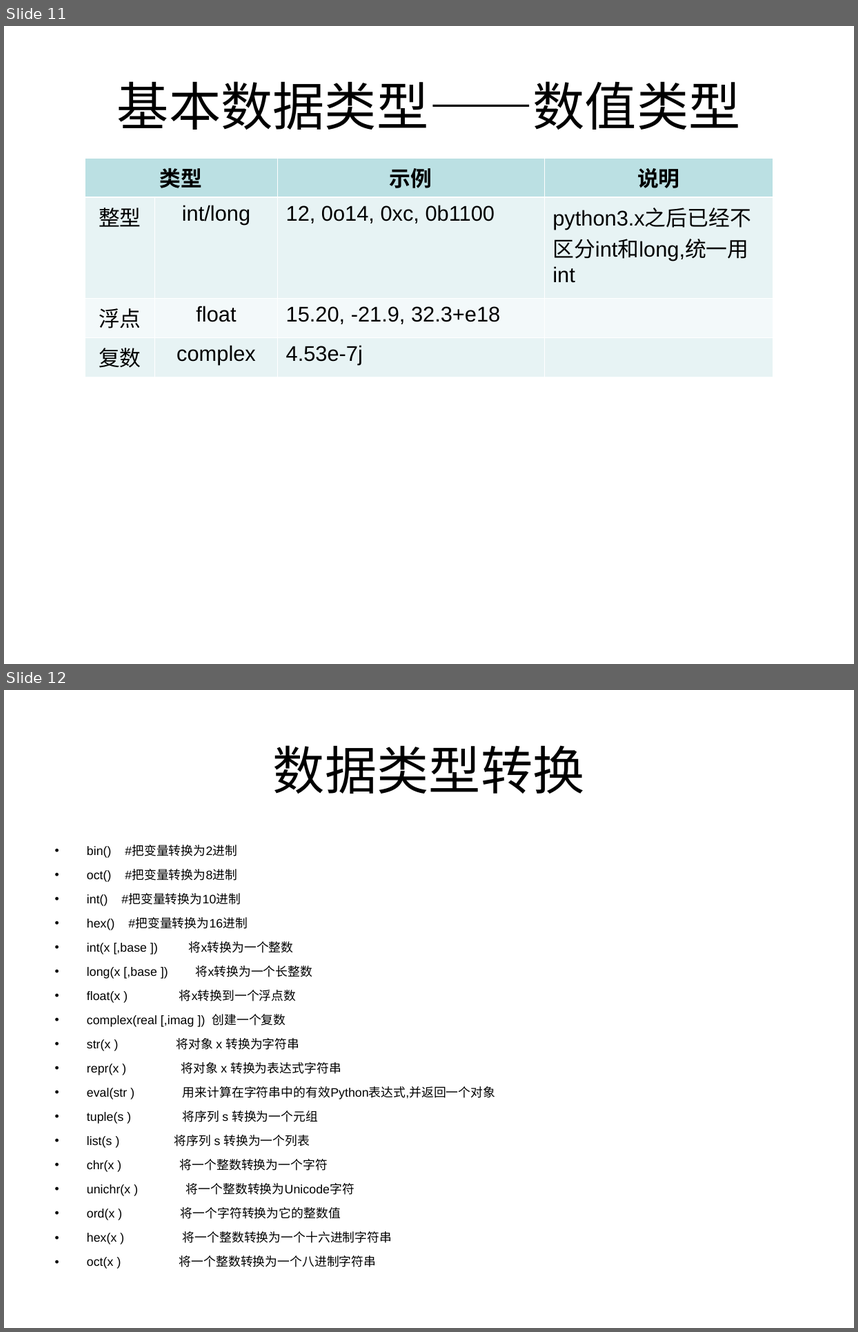
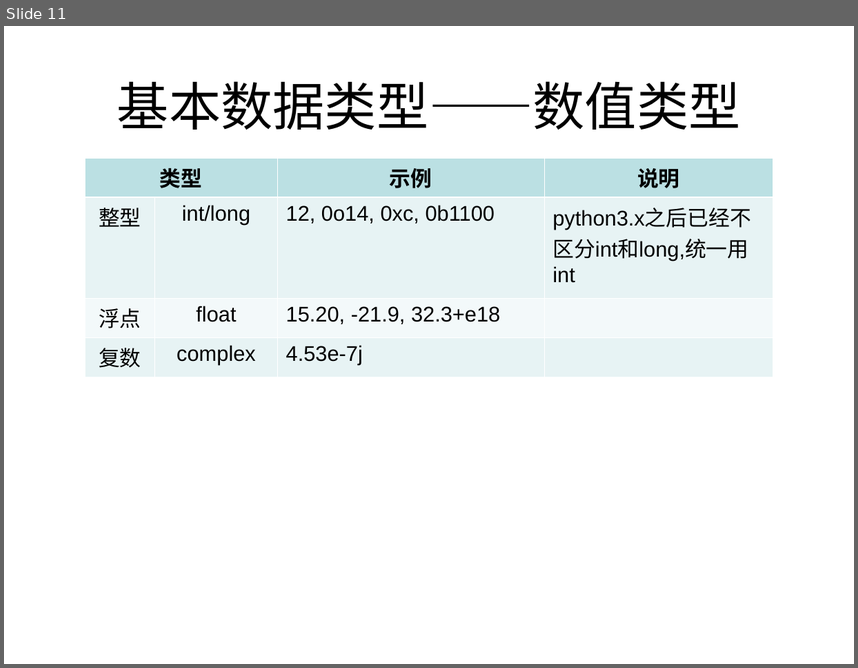
Before and after one commit to gmth7788/python_intro, a slide deck: python_intro.ppt. Shown one above the other, each under a label of ours: slides 11 and 12 before the commit, slide 11 after it. The pictures are 858x1332 and 858x668 pixels, drawn with LibreOffice and Linux fonts; fonts in the diff are those of the drawing. Boxes give left, top, right and bottom in pixels: in the first picture for what was removed or moved away, otherwise in the second. Text is boxed around its words. In the diff, an @@ line names an element or a change of style, - is before the commit and + after.

```diff
--- a/python_intro.ppt
+++ b/python_intro.ppt
@@ slide 12 removed at (x1=4, y1=690, x2=854, y2=1328), background #FFFFFF @@
@@ title removed at (x1=273, y1=745, x2=585, y2=793) @@
-数据类型转换
@@ text removed at (x1=87, y1=846, x2=495, y2=1268) @@
-• bin() #把变量转换为2进制
-• oct() #把变量转换为8进制
-• int() #把变量转换为10进制
-• hex() #把变量转换为16进制
-• int(x [,base ]) 将x转换为一个整数
-• long(x [,base ]) 将x转换为一个长整数
-• float(x ) 将x转换到一个浮点数
-• complex(real [,imag ]) 创建一个复数
-• str(x ) 将对象 x 转换为字符串
-• repr(x ) 将对象 x 转换为表达式字符串
-• eval(str ) 用来计算在字符串中的有效Python表达式,并返回一个对象
-• tuple(s ) 将序列 s 转换为一个元组
-• list(s ) 将序列 s 转换为一个列表
-• chr(x ) 将一个整数转换为一个字符
-• unichr(x ) 将一个整数转换为Unicode字符
-• ord(x ) 将一个字符转换为它的整数值
-• hex(x ) 将一个整数转换为一个十六进制字符串
-• oct(x ) 将一个整数转换为一个八进制字符串
```
Also in this commit, not shown: 2 slides changed, 2 slides added.
